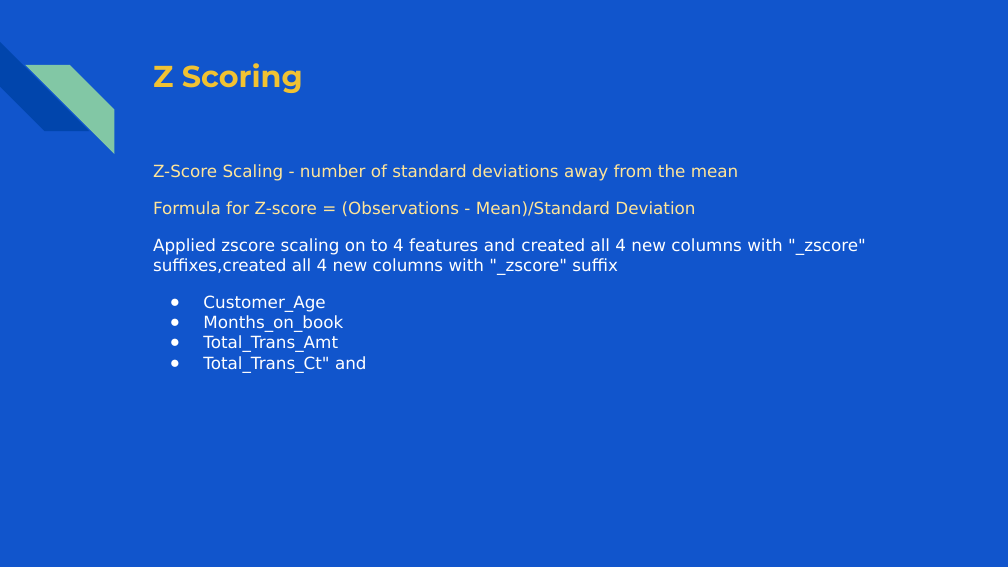
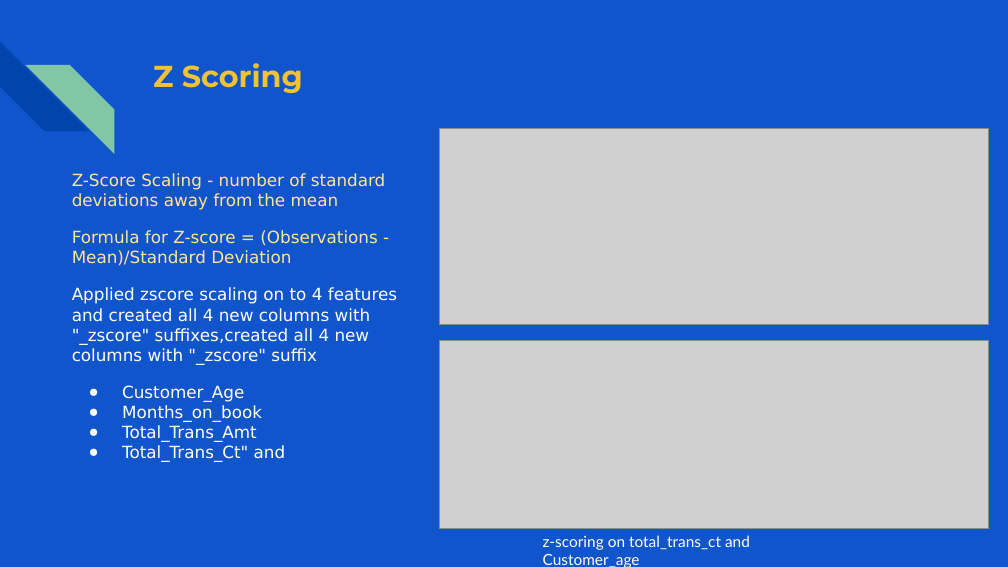
Before and after one commit to shaisid01/Data-Science, a slide deck: slide 7 of CapstoneProjects/Capstone 2/Docs/Customer Attrition Prediction on Credit Card data.pptx (slide 8 before the commit). Drawn at 1008x567 pixels with LibreOffice and Linux fonts; fonts in the diff are those of the drawing; grey boxes stand for pictures. Boxes give left, top, right and bottom in pixels: in the first picture for what was removed or moved away, otherwise in the second. Text is boxed around its words. In the diff, an @@ line names an element or a change of style, - is before the commit and + after.

```diff
--- a/CapstoneProjects/Capstone 2/Docs/Customer Attrition Prediction on Credit Card data.pptx
+++ b/CapstoneProjects/Capstone 2/Docs/Customer Attrition Prediction on Credit Card data.pptx
@@ picture added at [439, 129, 988, 326] @@
@@ text "Z-Score Scaling - number of ..." rewrapped from [153, 164, 866, 373] to [72, 173, 397, 462] @@
@@ picture added at [439, 341, 988, 528] @@
@@ text added at [543, 535, 750, 567], 11 pt, text #FFFFFF @@
+z-scoring on total_trans_ct and Customer_age
```
Also in this commit, not shown: 5 other slides changed, 7 slides removed, 1 other file.
